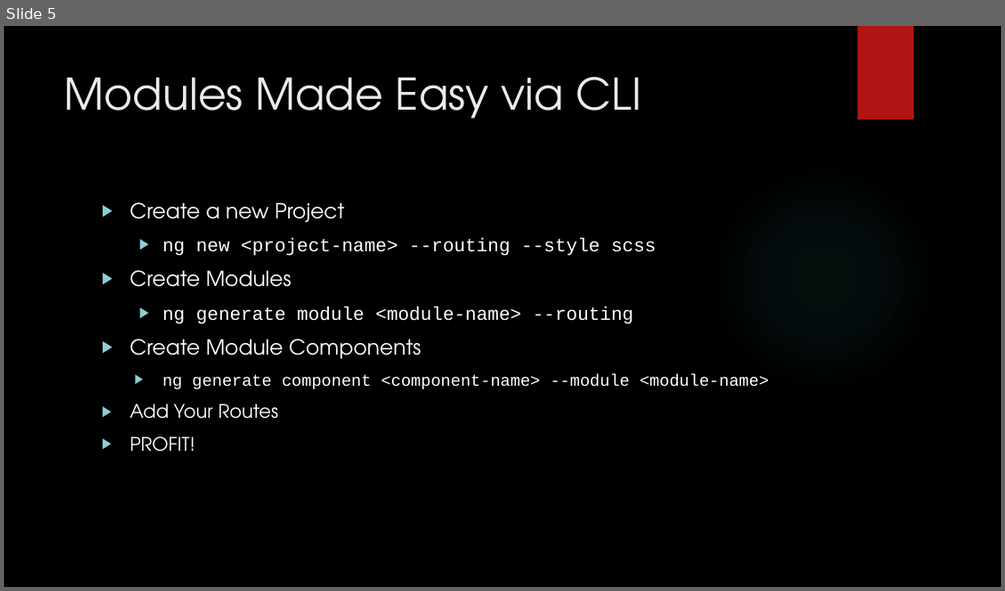
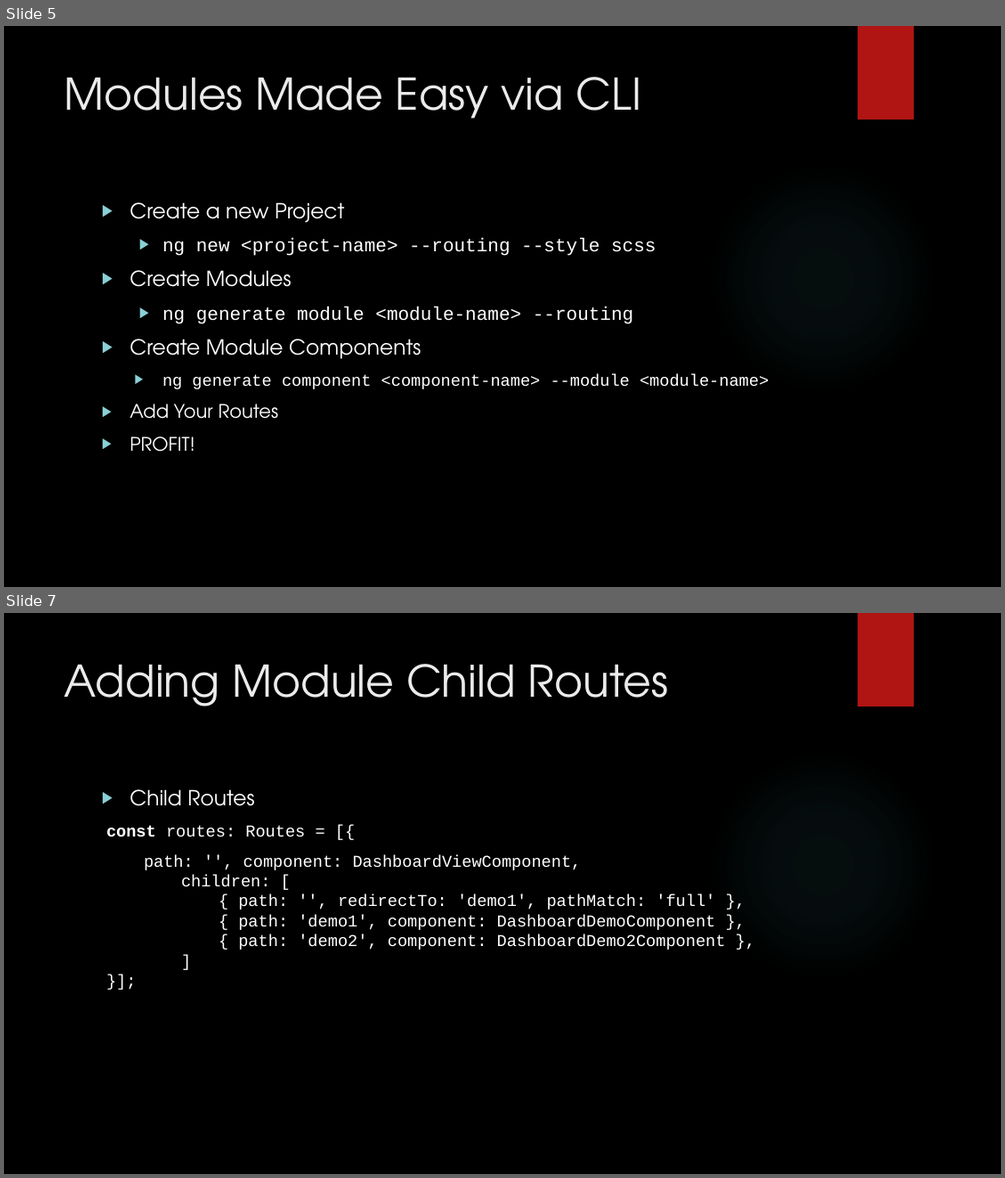
Before and after one commit to jerhemy/angular-presentations, a slide deck: Modules and Webpack.pptx. Shown one above the other, each under a label of ours: slide 5 before the commit, slides 5 and 7 after it; the slides between them are not shown. The pictures are 1005x591 and 1005x1178 pixels, drawn with LibreOffice and Linux fonts; fonts in the diff are those of the drawing; background and template pictures are left out. Boxes give left, top, right and bottom in pixels: in the first picture for what was removed or moved away, otherwise in the second. Text is boxed around its words. In the diff, an @@ line names an element or a change of style, - is before the commit and + after.

```diff
--- a/Modules and Webpack.pptx
+++ b/Modules and Webpack.pptx
@@ slide 7 added at box(4, 613, 1001, 1174), background picture (left out); not listed: 2 template elements that a slide beside it also shows @@
@@ title added at box(65, 664, 669, 706), 42 pt, text #EBEBEB @@
+Adding Module Child Routes
@@ text added at box(106, 789, 726, 949), 16 pt, text #FFFFFF @@
+▶ Child Routes
+const routes: Routes = [{
+path: '', component: DashboardViewComponent,
+children: [
+{ path: '', redirectTo: 'demo1', pathMatch: 'full' },
+{ path: 'demo1', component: DashboardDemoComponent },
+{ path: 'demo2', component: DashboardDemo2Component },
+]
+}];
```
Also in this commit, not shown: 1 slide changed.
